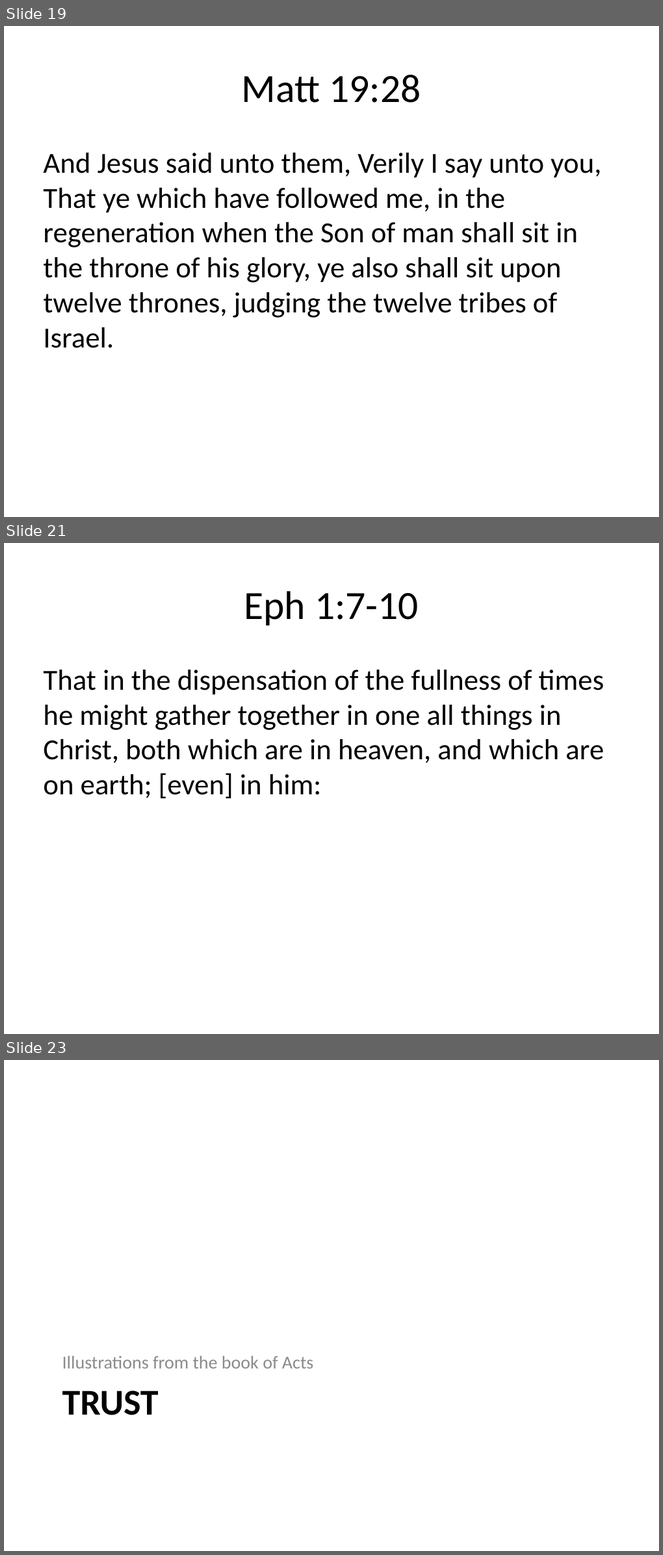
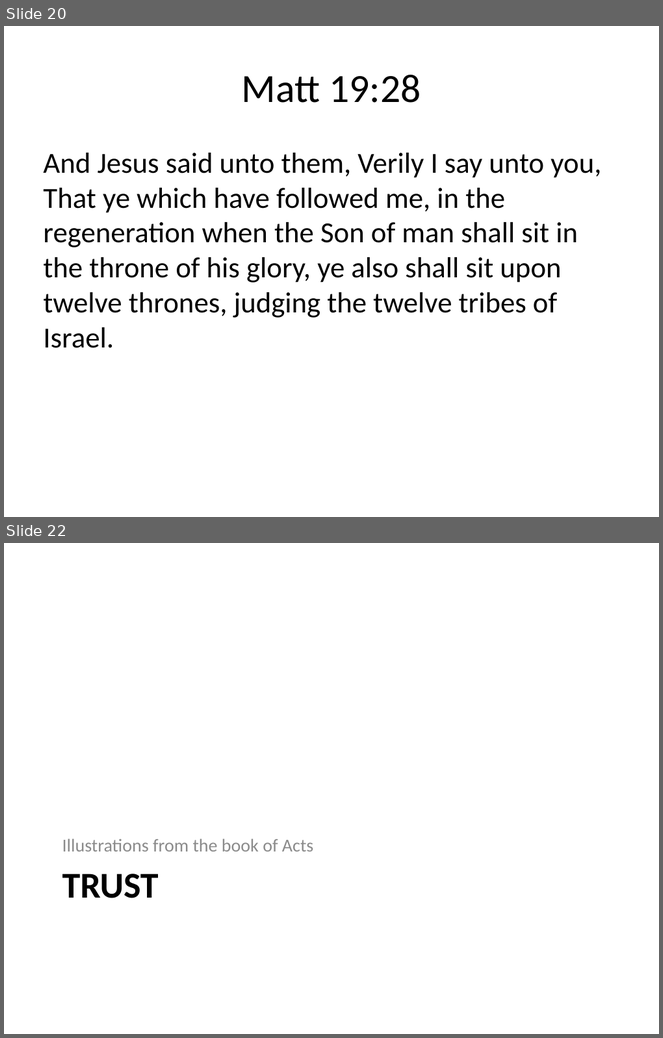
Before and after one commit to sjanhunen/dokimazo, a slide deck: presentations/InHisName.pptx. Shown one above the other, each under a label of ours: slides 19, 21 and 23 before the commit, slides 20 and 22 after it; the slides between them are not shown. The pictures are 663x1555 and 663x1038 pixels, drawn with LibreOffice and Linux fonts; fonts in the diff are those of the drawing. Boxes give left, top, right and bottom in pixels: in the first picture for what was removed or moved away, otherwise in the second. Text is boxed around its words. In the diff, an @@ line names an element or a change of style, - is before the commit and + after.

```diff
--- a/presentations/InHisName.pptx
+++ b/presentations/InHisName.pptx
@@ slide 21 removed at <box>4,543,659,1034</box>, background #FFFFFF @@
@@ title removed at <box>244,591,419,626</box> @@
-Eph 1:7-10
@@ text removed at <box>43,670,605,798</box> @@
-That in the dispensation of the fullness of times he might gather together in one all things in Christ, both which are in heaven, and which are on earth; [even] in him:
@@ what was slide 19 is now slide 20 @@
@@ what was slide 23 is now slide 22 @@
```
Also in this commit, not shown: 11 slides changed, 7 slides added, 4 other slides removed, 1 other file.
